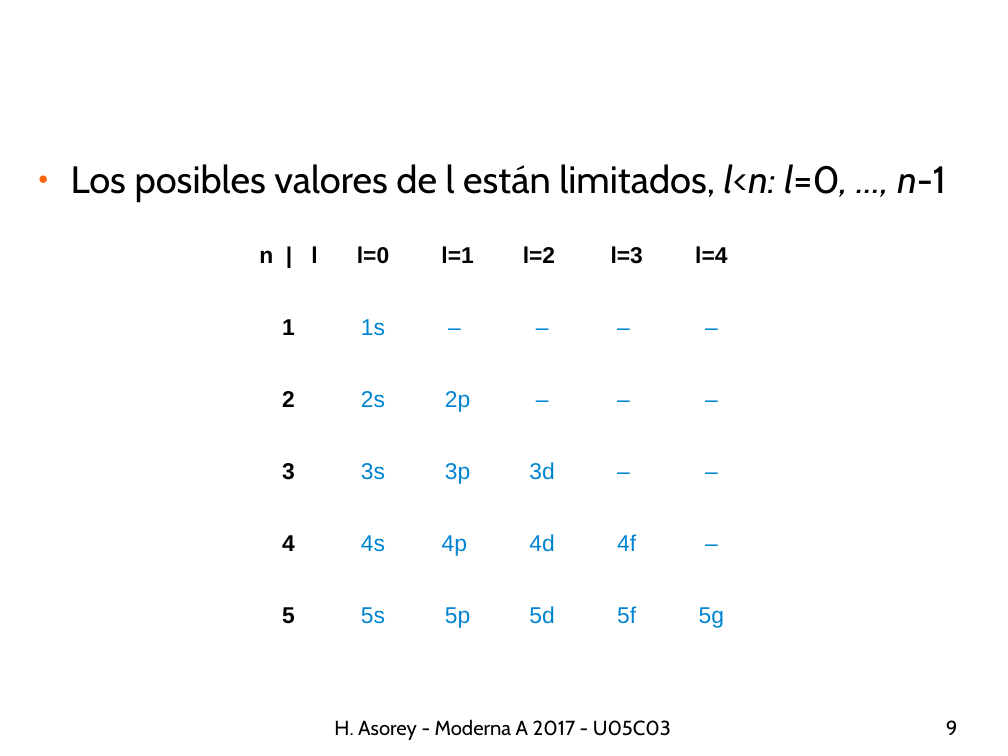
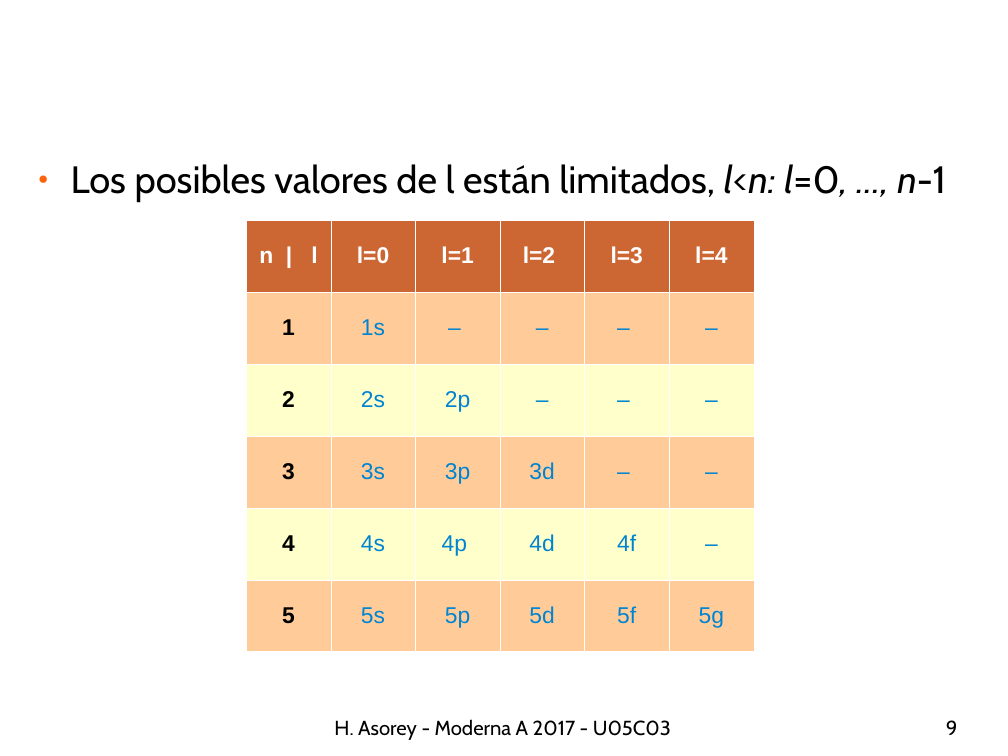
Before and after one commit to asoreyh/unrn-moderna-a, a slide deck: slide 9 of clases/moderna-a-2017-U05C03-0806-hidrogeno-probabilidades.odp. Drawn at 1008x756 pixels with LibreOffice and Linux fonts; fonts in the diff are those of the drawing; background and template pictures are left out. Boxes give left, top, right and bottom in pixels: in the first picture for what was removed or moved away, otherwise in the second. Text is boxed around its words. In the diff, an @@ line names an element or a change of style, - is before the commit and + after.

```diff
--- a/clases/moderna-a-2017-U05C03-0806-hidrogeno-probabilidades.odp
+++ b/clases/moderna-a-2017-U05C03-0806-hidrogeno-probabilidades.odp
@@ table at (x1=246, y1=220, x2=752, y2=651) @@
@@ fill none to #CC6633 in row 1 @@
@@ fill none to #FFCC99 in 18 cells @@
@@ fill none to #FFFFCC in 12 cells @@
@@ text colour #000000 to #FFFFFF in "n | l", "l=0", "l=1", "l=2" and 2 more places @@
@@ borders changed @@
```
Also in this commit, not shown: 3 other slides changed, 16 slides added, 7 other files.
